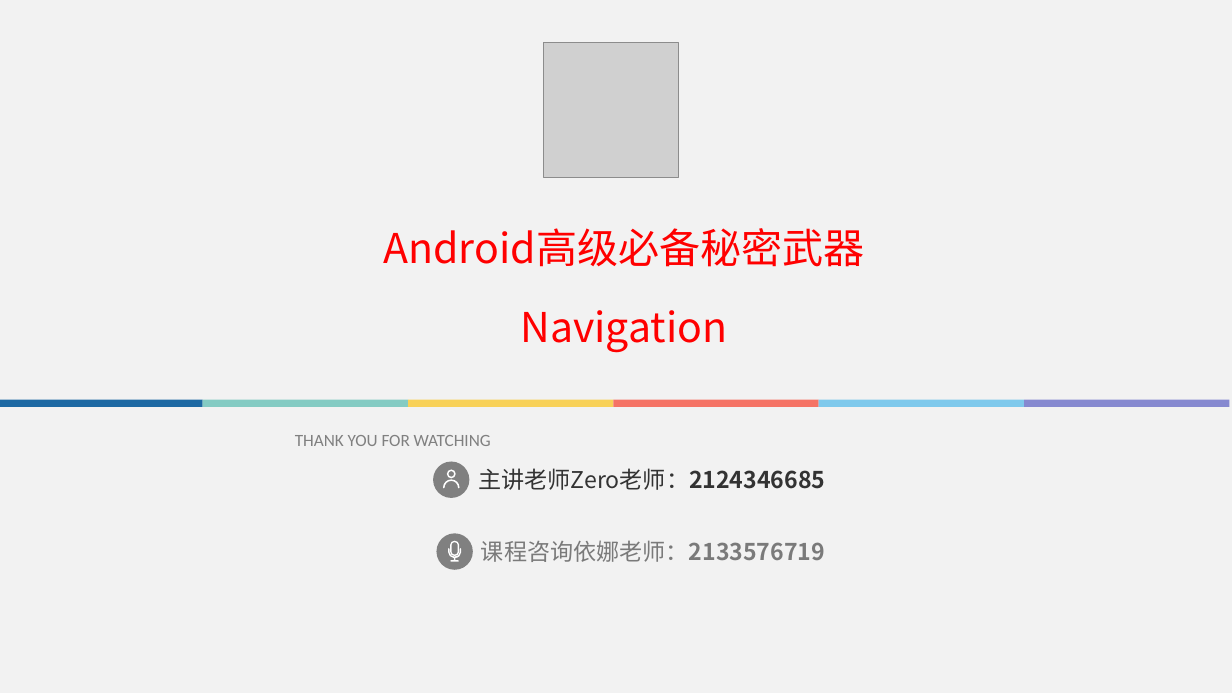
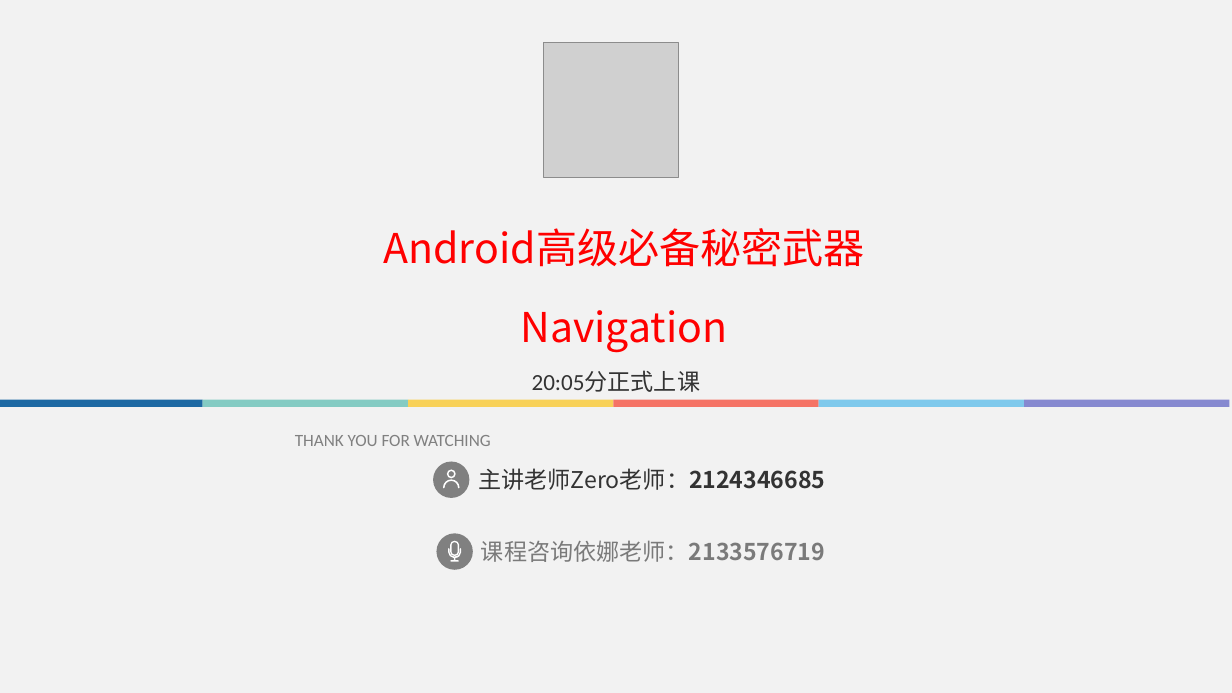
Before and after one commit to fanzhangvip/xiangxue, a slide deck: slide 1 of doc/ppt/Android jetpack实战.pptx. Drawn at 1232x693 pixels with LibreOffice and Linux fonts; fonts in the diff are those of the drawing; grey boxes stand for pictures. Boxes give left, top, right and bottom in pixels: in the first picture for what was removed or moved away, otherwise in the second. Text is boxed around its words. In the diff, an @@ line names an element or a change of style, - is before the commit and + after.

```diff
--- a/doc/ppt/Android jetpack实战.pptx
+++ b/doc/ppt/Android jetpack实战.pptx
@@ text added at [532, 370, 701, 392], 18 pt, text #333333 @@
+20:05分正式上课
```
Also in this commit, not shown: 5 other slides changed, 35 other files.
